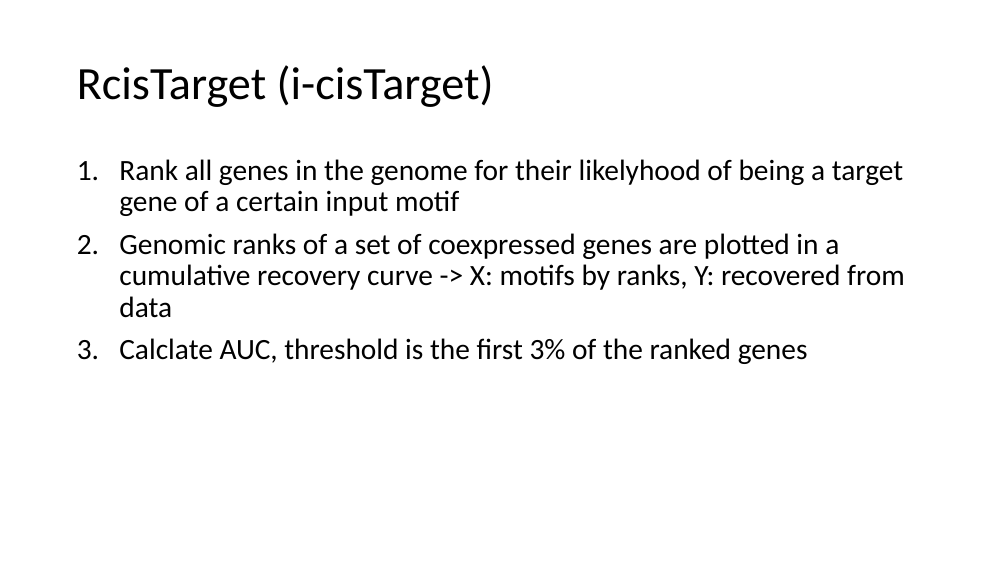
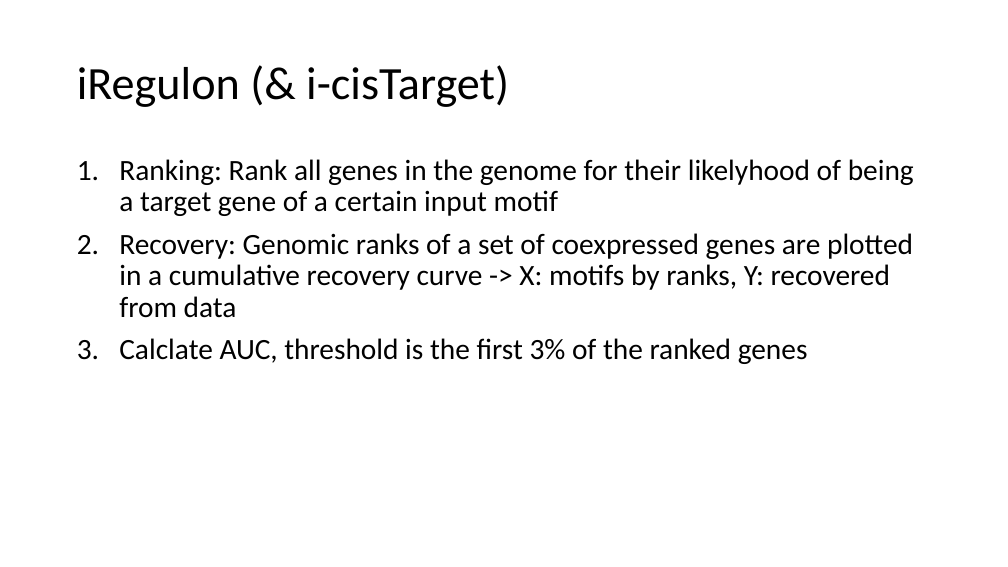
Before and after one commit to ozlembahar/devo-grn, a slide deck: slide 17 of my_notes.pptx. Drawn at 1008x567 pixels with LibreOffice and Linux fonts; fonts in the diff are those of the drawing. Boxes give left, top, right and bottom in pixels: in the first picture for what was removed or moved away, otherwise in the second. Text is boxed around its words. In the diff, an @@ line names an element or a change of style, - is before the commit and + after.

Commit message:
more detailed iRegulon

```diff
--- a/my_notes.pptx
+++ b/my_notes.pptx
@@ title at (77,65,509,107): text changed @@
-RcisTarget (i-cisTarget)
+iRegulon (& i-cisTarget)
@@ text at (119,159,914,318): text changed @@
-1. Rank all genes in the genome for their likelyhood of being a target gene of a certain input motif
-2. Genomic ranks of a set of coexpressed genes are plotted in a cumulative recovery curve -> X: motifs by ranks, Y: recovered from data
+1. Ranking: Rank all genes in the genome for their likelyhood of being a target gene of a certain input motif
+2. Recovery: Genomic ranks of a set of coexpressed genes are plotted in a cumulative recovery curve -> X: motifs by ranks, Y: recovered from data
```
Also in this commit, not shown: 4 other slides changed, 4 slides added.
